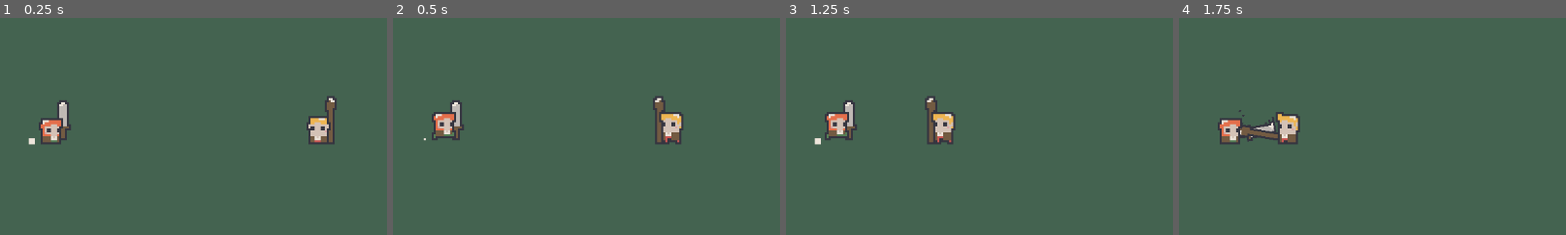
Above: before the commit, frames 1-4 (left to right).
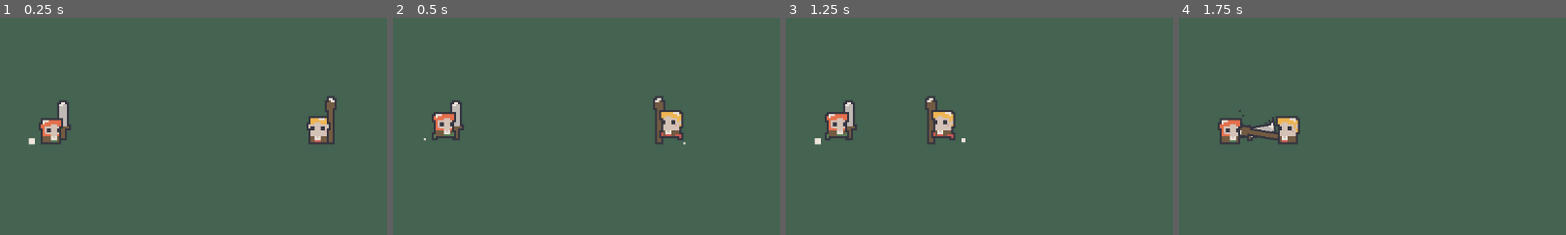
Above: after the commit, the same moments.

Repository: davidballester/godot-arena
Game: Godot game, scene res://scenes/example.tscn
The game is run twice, just before and just after one commit, with the same random seed, the same clock (stepped at 60 frames per second) and the same inputs.
Inputs:
- Up to frame 1 (0.25 s): no input
- Up to frame 2 (0.5 s): no input
- Up to frame 3 (1.25 s): no input
- Up to frame 4 (1.75 s): no input
The pictures show only the part of the screen within x 43-93%, y 27-76%; the shares and areas given below are measured in that part.

Frame 1 is identical in both runs. In frame 2, 0.6% of the frame differs, in the area x 68-76%, y 42-59%; in frame 3, 0.5%; in frame 4, 0.4%.

Commit message:
Improve animations

Diff:
--- a/view/combatant/combatant_view.gd
+++ b/view/combatant/combatant_view.gd
@@ -22,12 +22,14 @@
 	await _play_animation("death")
 
 func hit() -> void:
+	var prev_animation = combatant.animation
 	await _play_animation("hit")
-	_play_animation("idle")
+	_play_animation(prev_animation)
 
 func roll() -> void:
+	var prev_animation = combatant.animation
 	await _play_animation("roll")
-	await _play_animation("idle")
+	await _play_animation(prev_animation)
 
 func start_running() -> void:
 	_play_animation("run")
@@ -36,12 +38,14 @@
 	_play_animation("idle")
 
 func turn() -> void:
+	var prev_animation = combatant.animation
 	await _play_animation("turn")
-	_play_animation("idle")
+	_play_animation(prev_animation)
 
 func _play_animation(animation_name: String) -> void:
 	combatant.play(animation_name)
 	var dust_animation_name = animation_name if DUST_ANIMATIONS.has(animation_name) else "idle"
-	print("_play_animation ", dust_animation_name)
 	dust.play(dust_animation_name)
 	await combatant.animation_finished
+	if animation_name == "death":
+		dust.play("idle")
--- a/view/combatant/combatant_view.tscn
+++ b/view/combatant/combatant_view.tscn
@@ -17,4 +17,4 @@
 [node name="Dust" type="AnimatedSprite2D" parent="."]
 unique_name_in_owner = true
 sprite_frames = ExtResource("3_5yruy")
-animation = &"death"
+animation = &"idle"
Not shown: 1 places in controller/combatant_state_machine/combatant_controller_approach_enemy_state.tscn that only renumber resources
